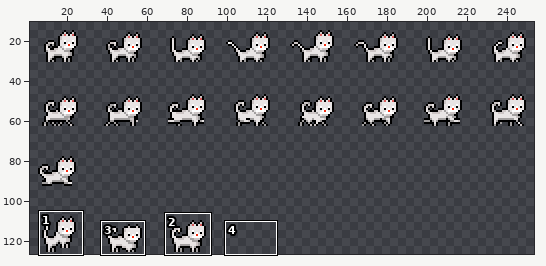
Sprite sheet: Assests/GatoBlanco/sprites/gato-normal.png. The picture above shows the old version from afar; the outline marks the close-up.
Close-up. Earlier state:
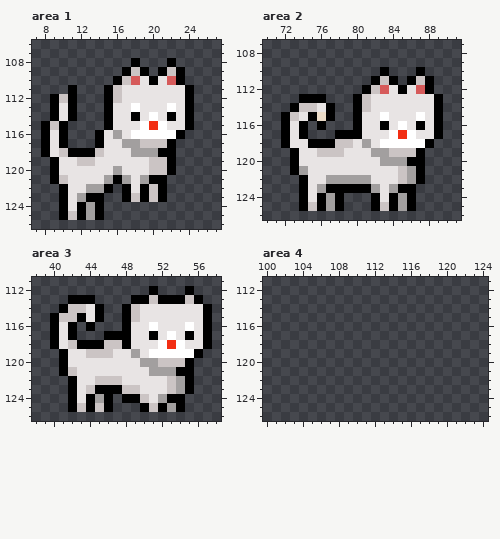
The file is 320x127 pixels. Shown: area 1: x 7..27, y 106..126; area 2: x 70..91, y 107..126; area 3: x 38..58, y 111..126; area 4: x 100..124, y 111..126. The wide view leaves out empty margins. The commit also changed other parts of the picture, which this record leaves out.
Now the later version:
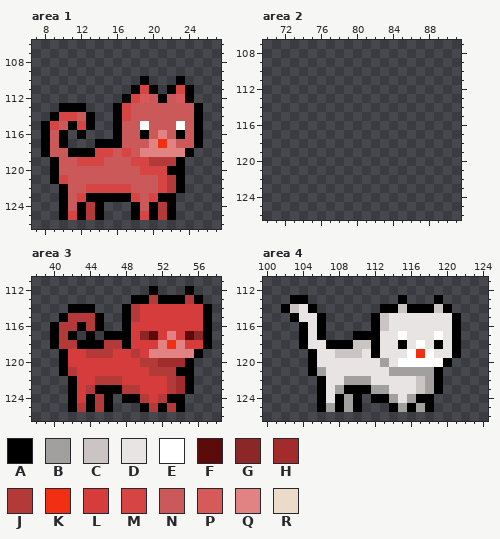
Palette (. is transparent): A #000000  B #a29f9f  C #cbc4c4  D #e8e4e4  E #ffffff  F #5d0a0a  G #8b2727  H #a22b2b  J #b43939  K #f22e13  L #d63c3c  M #d64444  N #cb5959  P #d65a5a  Q #e28383  R #ebdbc8
Changes in this commit:
Changed rows in their new state; - is an unchanged pixel.
Area 1:
first column x 9:
108 ---------.---.---
109 --------...-...--
110 -------...A...---
111 --.---...AMA.AM--
112 ...---..AMPNANP--
113 .A-A--.AMNNNNNNNA
114 -MMNA-.AMNNNNNNNA
115 MNAMA-.ANN-NNNENA
116 N--A-..ANNANQN-NA
117 N-----AANNNQKQNNA
118 NN---MMNMNQQQQQA-
119 -NNMMMNNNMMJJJA--
120 -NNNNNNNNNMMM-A--
121 -MNNNNNNNNNNMJA--
122 --NNMMMMMNNNMJA--
123 --NM--AA-MNM-A---
124 --N-J----ANAJA---
125 --M-J----AMAJA---
Area 2:
first column x 72:
110 -----------.---.--
111 ----------...-...-
112 ---------........-
113 --...---..........
114 -.....--..........
115 ......--..........
116 ...-.---..........
117 ...---............
118 .................-
119 -...............--
120 -...............--
121 -...............--
122 --..............--
123 --.............---
124 --.....---.....---
125 --.....---.....---
Area 3:
first column x 40:
113 --...------J---J-
114 -.AAA.---JLLLLLLL
115 .AJJJ----JLLLLLLL
116 -JJAJA---LLLLLLLL
117 -J--A----LGFLQLFG
118 -JJ---JJ-LLLQ-QLL
119 --LLJJJLLJLQQQQQ-
120 --LLLLLLLLJJHHH--
121 --JLLLLLLLLJJJ---
122 ---LLJJJLLLLLJH--
123 ---LJ---JJLLLJH--
124 ---L-J----JLJ----
125 ---J-J-----J-J---
Area 4:
first column x 102:
113 -AA----------A---A--
114 ACDA-------AACAAACA-
115 -ADDA-----ACDDDDDDDA
116 --ADA-----ACDDDDDDDA
117 --ADA---AAADDEDDDEDA
118 --ADDAAACCADDADEDADA
119 ---ADDCCCDADDDEKEDDA
120 ---ADDDDDDDBDEEEEEA-
121 ---ABDDDDDDDBBBBBA--
122 ----ADDBBBDDDDDCBA--
123 ----ADBAAABBDDDCBA--
124 ----ADABA-AABDBAA---
125 ----ABABA---ABABA---
Where, in picture pixels (left, top, right, bottom), the same in both close-ups:
changed: (50, 58, 203, 220)
erased: (281, 67, 443, 211)
changed: (50, 295, 203, 412)
added: (281, 295, 461, 412)
